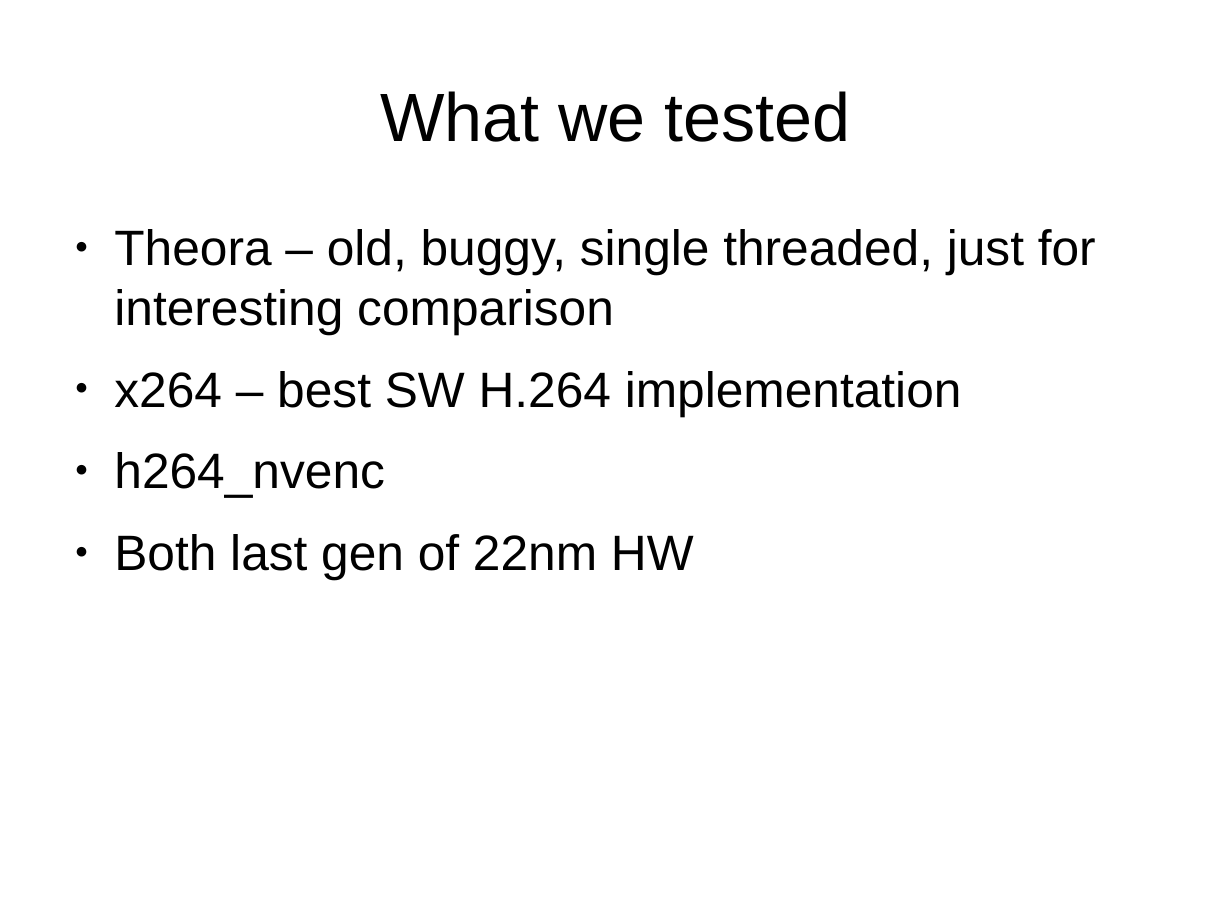
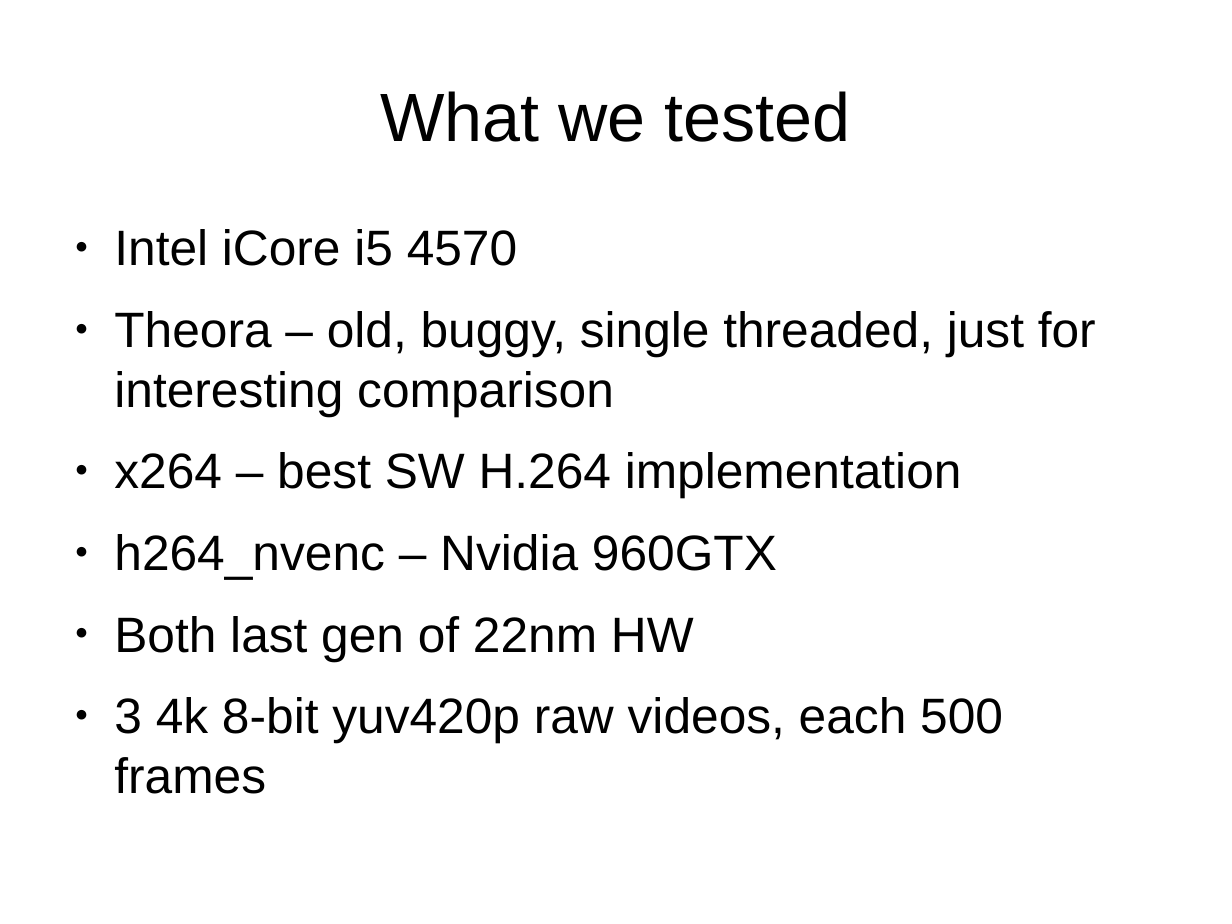
Before and after one commit to multiflexi/II2202, a slide deck: slide 4 of Presentation/presentation.odp (slide 3 before the commit). Drawn at 1232x924 pixels with LibreOffice and Linux fonts; fonts in the diff are those of the drawing. Boxes give left, top, right and bottom in pixels: in the first picture for what was removed or moved away, otherwise in the second. Text is boxed around its words. In the diff, an @@ line names an element or a change of style, - is before the commit and + after.

```diff
--- a/Presentation/presentation.odp
+++ b/Presentation/presentation.odp
@@ text at [114,229,517,266]: paragraph added @@
+● Intel iCore i5 4570
@@ text at [114,534,777,579]: text changed @@
-● h264_nvenc
+● h264_nvenc – Nvidia 960GTX
@@ text at [114,697,1003,743]: paragraph added @@
+● 3 4k 8-bit yuv420p raw videos, each 500 frames
```
Also in this commit, not shown: 3 other slides changed, 6 slides added, 1 other file.
